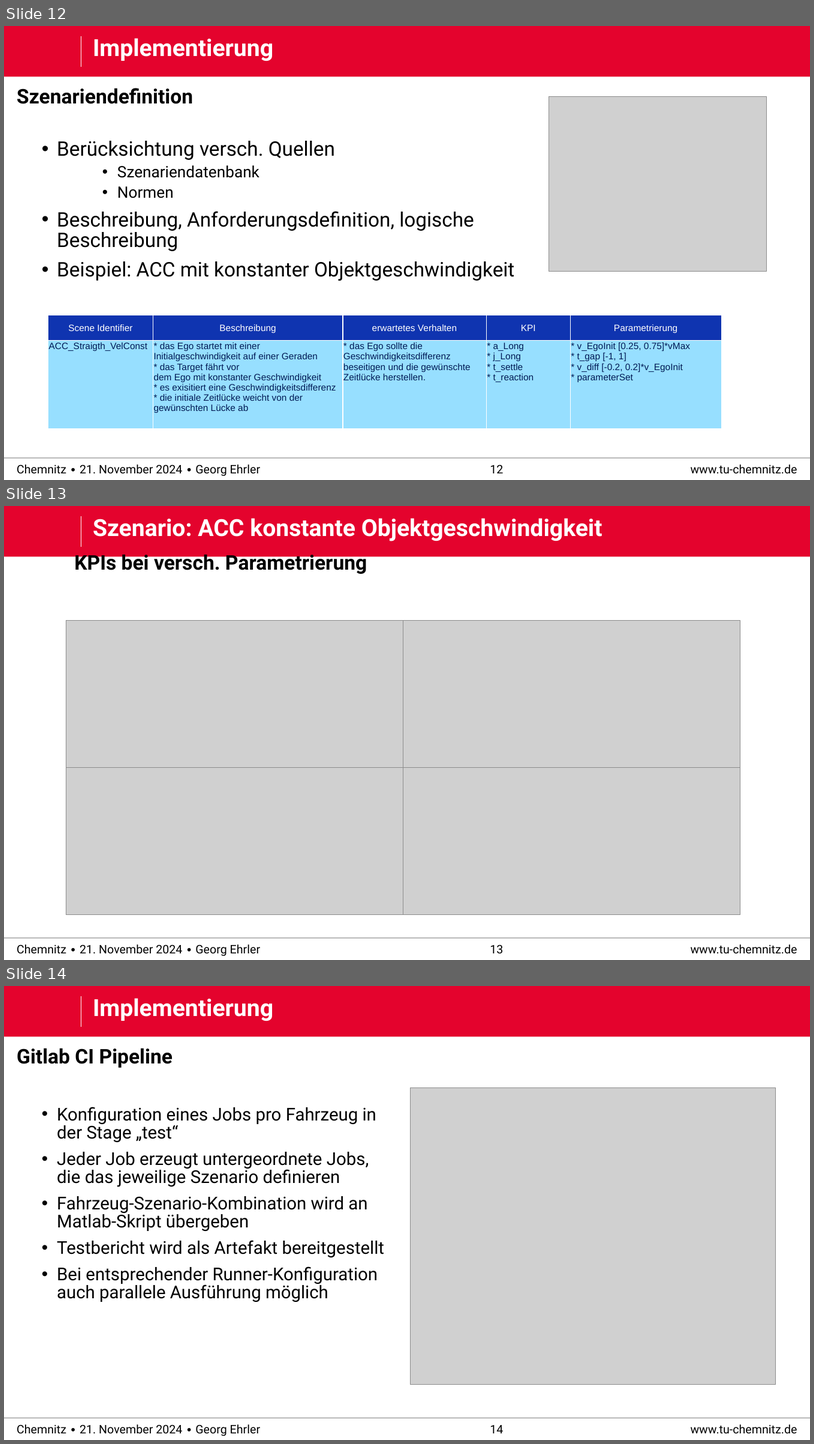
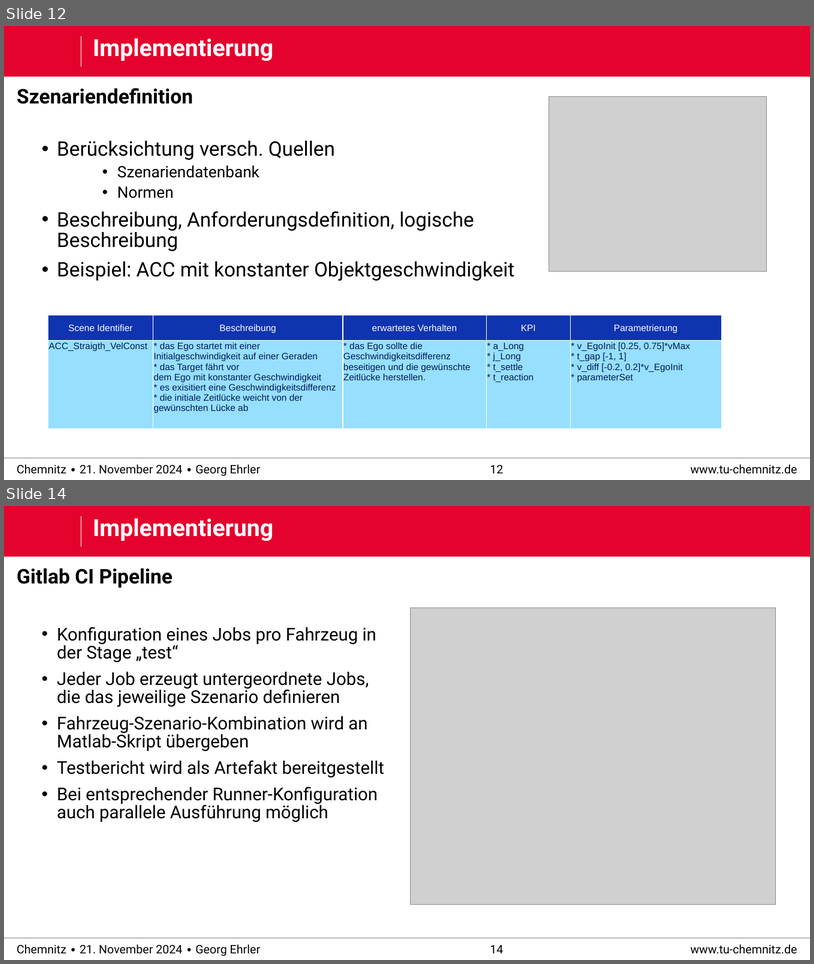
Before and after one commit to derEhrler/ACSDthesis_edited, a slide deck: defense/praktikum_defense.pptx. Shown one above the other, each under a label of ours: slides 12, 13 and 14 before the commit, slides 12 and 14 after it; the slides between them are not shown. The pictures are 814x1444 and 814x964 pixels, drawn with LibreOffice and Linux fonts; fonts in the diff are those of the drawing; grey boxes stand for pictures; background and template pictures are left out. Boxes give left, top, right and bottom in pixels: in the first picture for what was removed or moved away, otherwise in the second. Text is boxed around its words. In the diff, an @@ line names an element or a change of style, - is before the commit and + after.

```diff
--- a/defense/praktikum_defense.pptx
+++ b/defense/praktikum_defense.pptx
@@ slide 13 removed at [4,506,810,960], background #FFFFFF; not listed: 6 template elements that a slide beside it also shows @@
@@ title removed at [93,518,603,541] @@
-Szenario: ACC konstante Objektgeschwindigkeit
@@ text removed at [74,552,367,575] @@
-KPIs bei versch. Parametrierung
@@ group removed at [66,621,740,915]: 4 pictures @@
```
Also in this commit, not shown: 11 slides changed, 2 slides added, 2 other slides removed.
